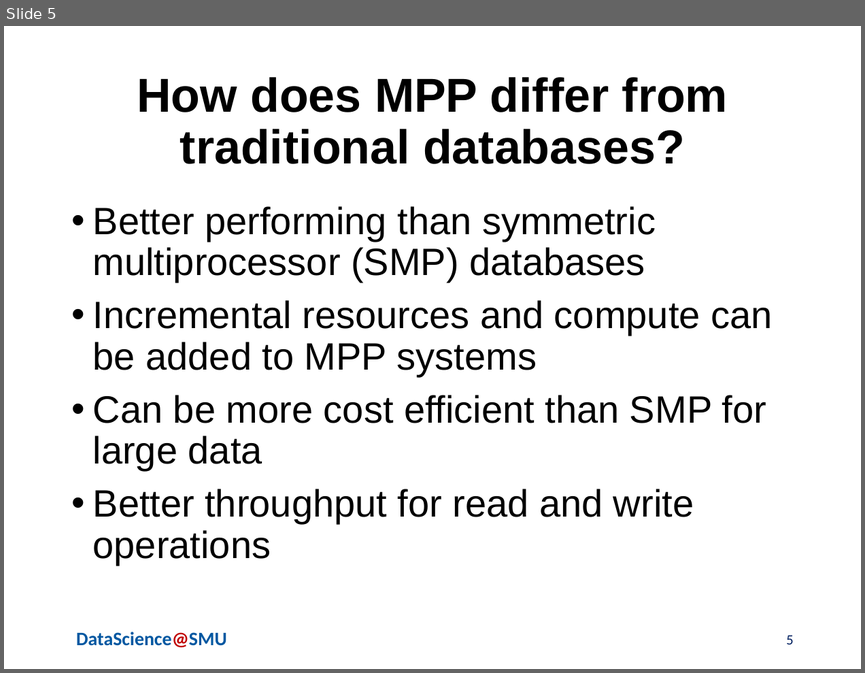
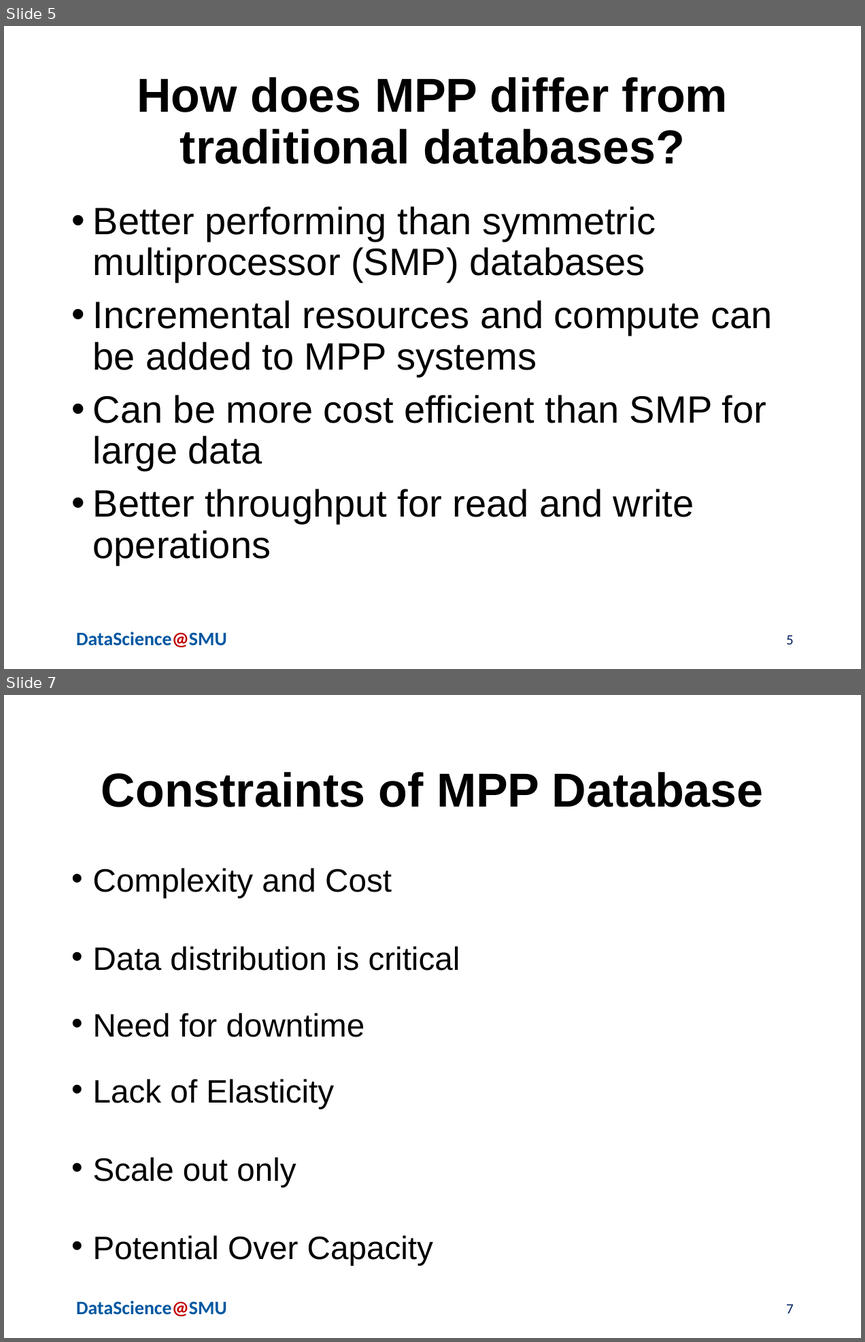
Before and after one commit to jbcroom/MSDS7330Project, a slide deck: Croom_Barker_Dixit_Presentation.pptx. Shown one above the other, each under a label of ours: slide 5 before the commit, slides 5 and 7 after it; the slides between them are not shown. The pictures are 865x673 and 865x1342 pixels, drawn with LibreOffice and Linux fonts; fonts in the diff are those of the drawing; background and template pictures are left out. Boxes give left, top, right and bottom in pixels: in the first picture for what was removed or moved away, otherwise in the second. Text is boxed around its words. In the diff, an @@ line names an element or a change of style, - is before the commit and + after.

```diff
--- a/Croom_Barker_Dixit_Presentation.pptx
+++ b/Croom_Barker_Dixit_Presentation.pptx
@@ slide 7 added at bbox=[4, 695, 861, 1338], background #FFFFFF; not listed: 1 template element that a slide beside it also shows @@
@@ title added at bbox=[101, 772, 764, 807], 40 pt, text #000000, bold @@
+Constraints of MPP Database
@@ text added at bbox=[93, 868, 460, 1266], 27.2 pt, text #000000 @@
+• Complexity and Cost
+• Data distribution is critical
+• Need for downtime
+• Lack of Elasticity
+• Scale out only
+• Potential Over Capacity
@@ page number added at bbox=[786, 1304, 793, 1313], 12 pt, text #002060 @@
+7
```
Also in this commit, not shown: 1 slide changed, 3 other slides added, 4 slides removed.
